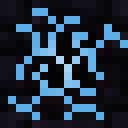
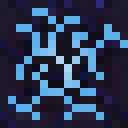
Two versions of the same layered image (128x128). Layer-by-layer changes:
renamed "darken" to "Body Darken", hid it over [left=0, top=0, right=128, bottom=128]
removed layer "Pasted Layer #1" (was color burn, 37%) over [left=0, top=0, right=128, bottom=128]
removed layer "patches copy" (was darken, 9%) over [left=0, top=0, right=128, bottom=128]
removed layer "patches" (was multiply, 74%) over [left=0, top=0, right=128, bottom=128]
removed layer "coils #1" (was soft light, 25%) over [left=0, top=0, right=128, bottom=128]
removed layer "Cleaned Dark Iron Background" over [left=0, top=0, right=128, bottom=128]
added layer "Mask Darken" (darken, 48%) above "Mask Background" over [left=0, top=0, right=128, bottom=128]
added layer "Mask Background" over [left=0, top=0, right=128, bottom=128]
